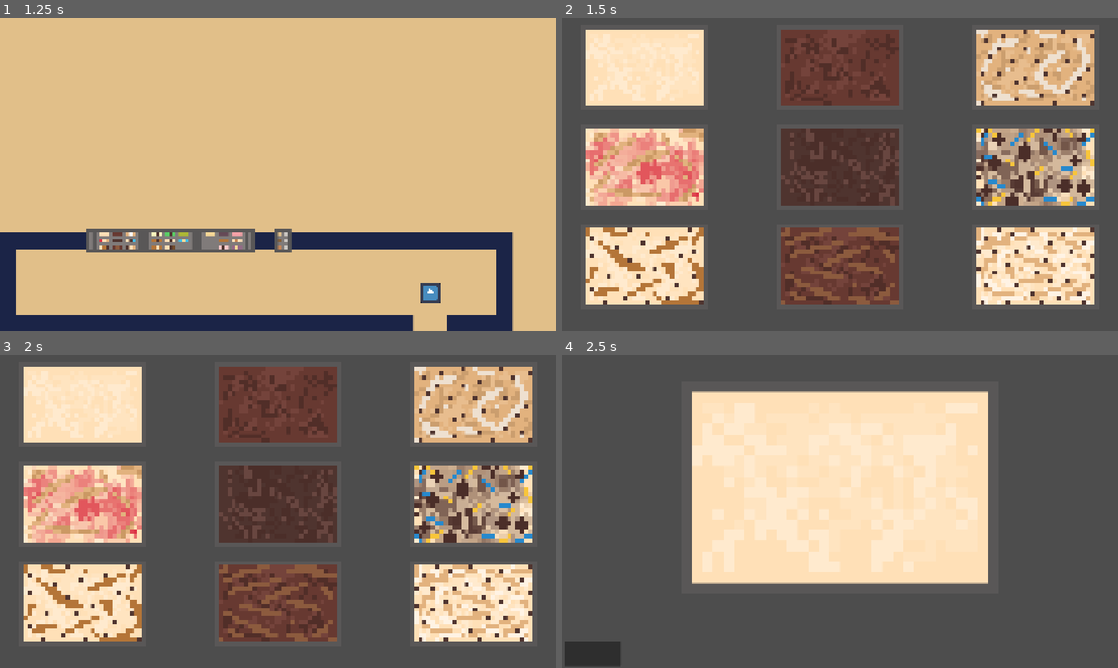
Above: before the commit, frames 1-4 (two rows, left to right).
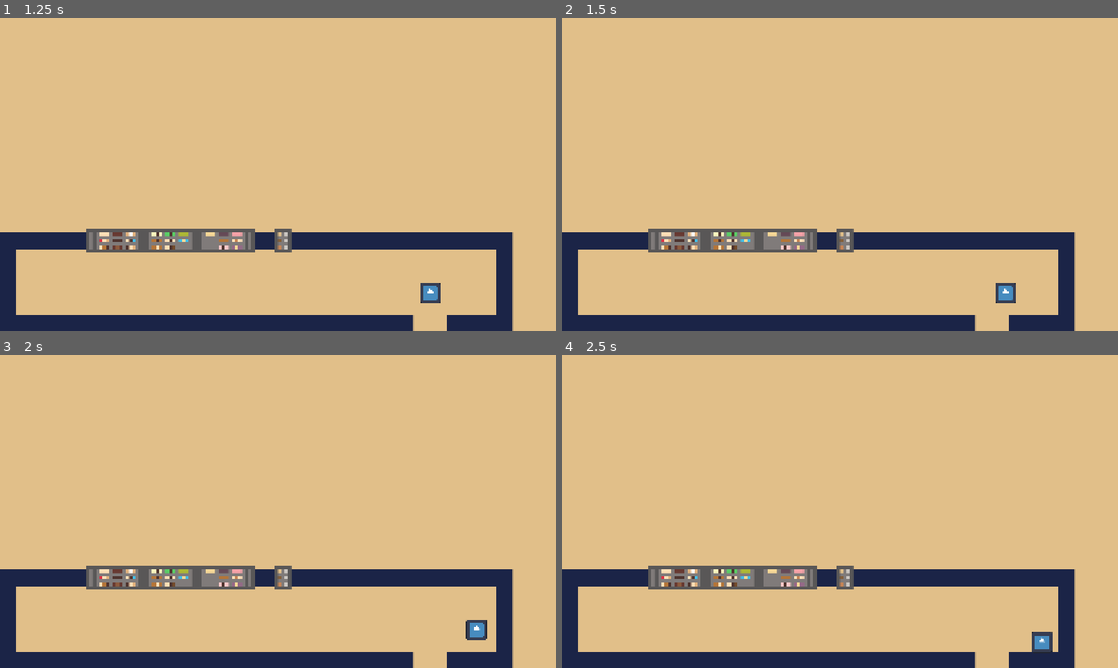
Above: after the commit, the same moments.

Repository: CISC104-F26/project5-Acevedo
Game: Godot game, scene res://title_screen.tscn
Two runs of this game, one before a commit and one after it. Both use one fixed random seed, a clock stepped at 60 frames per second and the inputs below. The engine's default icon, where the game draws it, is replaced by a stand-in: a white triangle on a blue panel in a dark square.
Inputs (mouse positions are in pixels of both pictures, inside the frame that each line leads up to):
- Up to frame 1 (1.25 s): click "Start Game" at 0.5 s
- Up to frame 2 (1.5 s): tap Enter at 1.25 s; move the mouse to (962, 158) at 1.27 s; hold D (move_right) from 1.28 s (still down); tap Space (Interact) at 1.35 s
- Up to frame 3 (2 s): keep holding D (move_right)
- Up to frame 4 (2.5 s): move the mouse to (645, 405) at 2.02 s; release D (move_right) at 2.03 s; hold S (move_down) from 2.03 s (still down); click (645, 405) at 2.1 s

Frame 1 is identical in both runs. In frame 2, 94% of the frame differs, in the area x 0-100%, y 0-100%; in frame 3, 94%; in frame 4, 99%.

Commit message:
Update player_character.gd

Diff:
--- a/final-project-make-a-game/player_character.gd
+++ b/final-project-make-a-game/player_character.gd
@@ -1,4 +1,4 @@
-extends CharacterBody2D
+class_name player extends CharacterBody2D
 
 var Cab1Scoopable = false
 var Cab2Scoopable = false
@@ -40,31 +40,31 @@
 		get_tree().change_scene_to_file("res://scoop_3.tscn")
 	else: pass
 
-func _on_scoop_cabinet_1_body_entered(body: Node2D) -> void:
+func _on_scoop_cabinet_1_body_entered(body: player) -> void:
 	Cab1Scoopable = true
 	$Instructions.text = "[SPACE] To Scoop"
 
 
-func _on_scoop_cabinet_1_body_exited(body: Node2D) -> void:
+func _on_scoop_cabinet_1_body_exited(body: player) -> void:
 	Cab1Scoopable = false
 	$Instructions.text = ""
 
 
-func _on_scoop_cabinet_2_body_entered(body: Node2D) -> void:
+func _on_scoop_cabinet_2_body_entered(body: player) -> void:
 	Cab2Scoopable = true
 	$Instructions.text = "[SPACE] To Scoop"
 
 
-func _on_scoop_cabinet_2_body_exited(body: Node2D) -> void:
+func _on_scoop_cabinet_2_body_exited(body: player) -> void:
 	Cab2Scoopable = false
 	$Instructions.text = ""
 
 
-func _on_scoop_cabinet_3_body_entered(body: Node2D) -> void:
+func _on_scoop_cabinet_3_body_entered(body: player) -> void:
 	Cab3Scoopable = true
 	$Instructions.text = "[SPACE] To Scoop"
 
-func _on_scoop_cabinet_3_body_exited(body: Node2D) -> void:
+func _on_scoop_cabinet_3_body_exited(body: player) -> void:
 	Cab3Scoopable = false
 	$Instructions.text = ""
 
